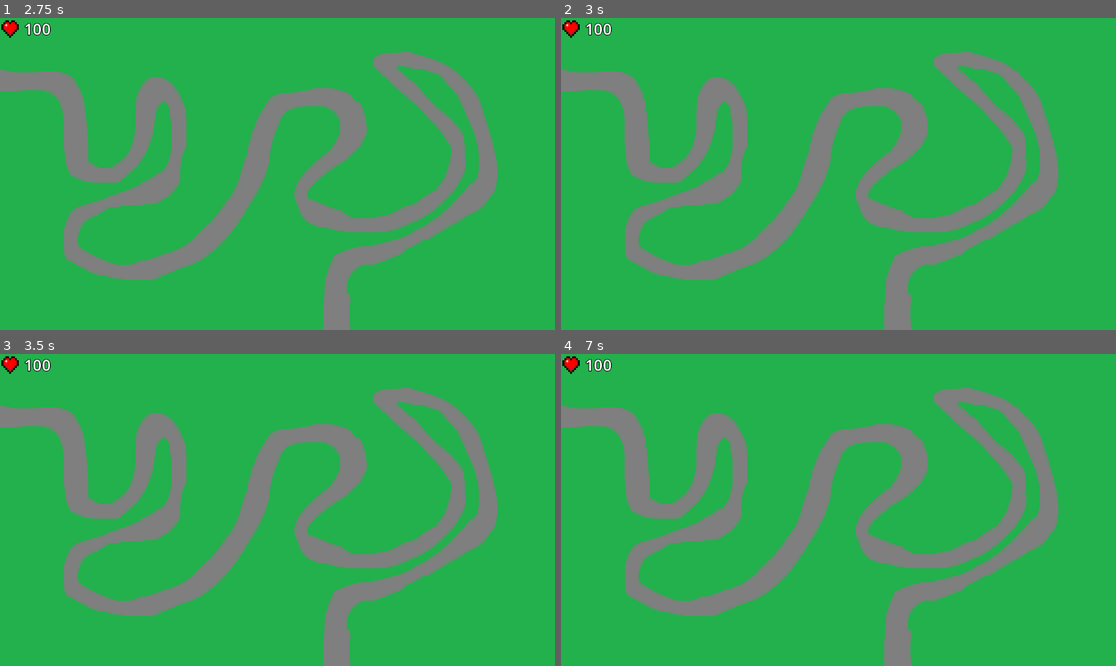
Above: before the commit, frames 1-4 (two rows, left to right).
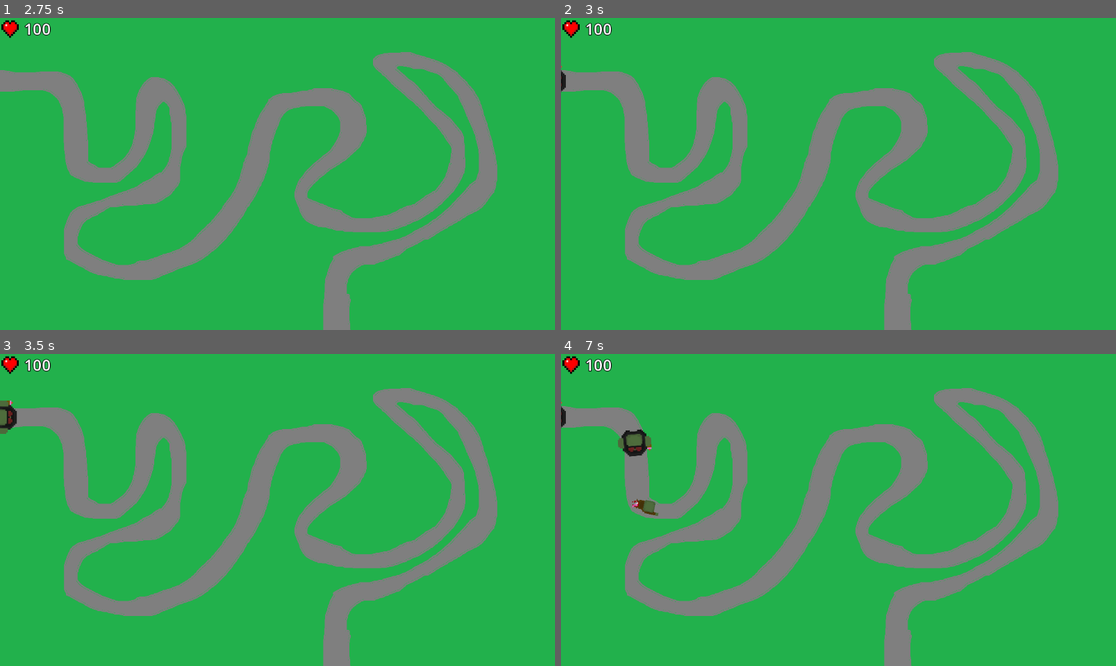
Above: after the commit, the same moments.

Repository: TannerCollins309/Hack_K_State_Game
Game: Godot game, scene res://play_scene.tscn
The game is run twice, just before and just after one commit, with the same random seed, the same clock (stepped at 60 frames per second) and the same inputs. This scene is started directly instead of the project's main scene.
Inputs:
- Up to frame 1 (2.75 s): click "START ROUND" at 0.5 s; tap Enter at 1.25 s; tap Space at 2 s
- Up to frame 2 (3 s): tap Enter at 2.75 s
- Up to frame 3 (3.5 s): no input
- Up to frame 4 (7 s): no input

Frame 1 is identical in both runs. In frame 2, less than 0.1% of the frame differs, in the area x 0-1%, y 15-24%; in frame 3, 0.3%; in frame 4, 0.6%, in the area x 0-18%, y 15-52%.

Commit message:
Multiple Zombies on da track!!

Diff:
--- a/Assets/levels/lvl1/test_lvl.tscn
+++ b/Assets/levels/lvl1/test_lvl.tscn
@@ -11,8 +11,3 @@
 
 [node name="Path2D" type="Path2D" parent="."]
 curve = ExtResource("2_k2u32")
-
-[node name="PathFollow2D" type="PathFollow2D" parent="Path2D"]
-position = Vector2(-35, 132)
-rotation = 0.0187478
-loop = false
--- /dev/null
+++ b/Assets/zombies/crawler_z/crawling_zombie.tscn
@@ -0,0 +1,41 @@
+[gd_scene load_steps=7 format=3 uid="uid://bogj42ljjrbwn"]
+
+[ext_resource type="Script" path="res://Assets/zombies/crawler_z/crawling_zombie_values.gd" id="1_j0ue0"]
+[ext_resource type="Script" path="res://Assets/zombies/crawler_z/crawling_zombie_move.gd" id="1_ob70o"]
+[ext_resource type="SpriteFrames" uid="uid://dmrunhc1q8756" path="res://Assets/zombies/crawler_z/crawler_z_walk.tres" id="2_nllys"]
+[ext_resource type="Texture2D" uid="uid://dhkkd3sp1w88v" path="res://Assets/healthbar_red.png" id="3_b4jrq"]
+[ext_resource type="Texture2D" uid="uid://wwn73y3dtcma" path="res://Assets/healthbar.png" id="4_vme1l"]
+
+[sub_resource type="CapsuleShape2D" id="CapsuleShape2D_37vuh"]
+radius = 14.785
+height = 67.85
+
+[node name="crawler_z_move" type="PathFollow2D"]
+position = Vector2(-35, 132)
+rotation = 0.0187478
+loop = false
+script = ExtResource("1_ob70o")
+
+[node name="Crawling Zombie" type="Area2D" parent="."]
+script = ExtResource("1_j0ue0")
+
+[node name="crawler_z_sprite" type="AnimatedSprite2D" parent="Crawling Zombie"]
+scale = Vector2(0.35, 0.35)
+sprite_frames = ExtResource("2_nllys")
+animation = &"crawler_z_1"
+frame_progress = 0.666069
+
+[node name="CollisionShape2D" type="CollisionShape2D" parent="Crawling Zombie"]
+rotation = 1.5708
+shape = SubResource("CapsuleShape2D_37vuh")
+
+[node name="HealthBar" type="TextureProgressBar" parent="Crawling Zombie"]
+visible = false
+offset_left = -27.0
+offset_top = -48.0
+offset_right = 153.0
+offset_bottom = -18.0
+scale = Vector2(0.3, 0.3)
+value = 100.0
+texture_under = ExtResource("3_b4jrq")
+texture_progress = ExtResource("4_vme1l")
--- /dev/null
+++ b/Assets/zombies/crawler_z/crawling_zombie_move.gd
@@ -0,0 +1,11 @@
+extends PathFollow2D
+
+
+# Called when the node enters the scene tree for the first time.
+func _ready():
+	pass # Replace with function body.
+
+
+# Called every frame. 'delta' is the elapsed time since the previous frame.
+func _process(delta):
+	set_progress(get_progress() + 150 * delta)
--- /dev/null
+++ b/Assets/zombies/crawler_z/crawling_zombie_values.gd
@@ -0,0 +1,13 @@
+extends Area2D
+
+var speed = 150
+var health = 2
+
+# Called when the node enters the scene tree for the first time.
+func _ready():
+	pass # Replace with function body.
+
+
+# Called every frame. 'delta' is the elapsed time since the previous frame.
+func _process(delta):
+	pass
--- /dev/null
+++ b/Assets/zombies/large_z/large_zombie.tscn
@@ -0,0 +1,38 @@
+[gd_scene load_steps=7 format=3 uid="uid://c1udrqkpm0x15"]
+
+[ext_resource type="Script" path="res://Assets/zombies/large_z/large_zombie_move.gd" id="1_2n7ag"]
+[ext_resource type="Script" path="res://Assets/zombies/large_z/large_zombie_values.gd" id="1_ed3w7"]
+[ext_resource type="SpriteFrames" uid="uid://duf7svie7o1i3" path="res://Assets/zombies/large_z/large_z_walk.tres" id="2_v5p5g"]
+[ext_resource type="Texture2D" uid="uid://dhkkd3sp1w88v" path="res://Assets/healthbar_red.png" id="3_68sgc"]
+[ext_resource type="Texture2D" uid="uid://wwn73y3dtcma" path="res://Assets/healthbar.png" id="4_2g0t7"]
+
+[sub_resource type="CircleShape2D" id="CircleShape2D_ykky1"]
+radius = 72.0
+
+[node name="large_z_move" type="PathFollow2D"]
+position = Vector2(-35, 132)
+rotation = 0.0187478
+loop = false
+script = ExtResource("1_2n7ag")
+
+[node name="Large Zombie" type="Area2D" parent="."]
+scale = Vector2(0.5, 0.5)
+script = ExtResource("1_ed3w7")
+
+[node name="large_z_sprite" type="AnimatedSprite2D" parent="Large Zombie"]
+sprite_frames = ExtResource("2_v5p5g")
+animation = &"large_z_2"
+
+[node name="CollisionShape2D" type="CollisionShape2D" parent="Large Zombie"]
+shape = SubResource("CircleShape2D_ykky1")
+
+[node name="HealthBar" type="TextureProgressBar" parent="Large Zombie"]
+visible = false
+offset_left = -27.0
+offset_top = -48.0
+offset_right = 153.0
+offset_bottom = -18.0
+scale = Vector2(0.3, 0.3)
+value = 100.0
+texture_under = ExtResource("3_68sgc")
+texture_progress = ExtResource("4_2g0t7")
--- /dev/null
+++ b/Assets/zombies/large_z/large_zombie_move.gd
@@ -0,0 +1,11 @@
+extends PathFollow2D
+
+
+# Called when the node enters the scene tree for the first time.
+func _ready():
+	pass # Replace with function body.
+
+
+# Called every frame. 'delta' is the elapsed time since the previous frame.
+func _process(delta):
+	set_progress(get_progress() + 50 * delta)
--- /dev/null
+++ b/Assets/zombies/large_z/large_zombie_values.gd
@@ -0,0 +1,13 @@
+extends Area2D
+
+var speed = 50
+var health = 6
+
+# Called when the node enters the scene tree for the first time.
+func _ready():
+	pass # Replace with function body.
+
+
+# Called every frame. 'delta' is the elapsed time since the previous frame.
+func _process(delta):
+	pass
--- /dev/null
+++ b/Assets/zombies/reg_z/regular_zombie.tscn
@@ -0,0 +1,38 @@
+[gd_scene load_steps=7 format=3 uid="uid://y1b1ic14ad8r"]
+
+[ext_resource type="Script" path="res://Assets/zombies/reg_z/regular_zombie_move.gd" id="1_1hj44"]
+[ext_resource type="Script" path="res://Assets/zombies/reg_z/regular_zombie_values.gd" id="1_bco22"]
+[ext_resource type="SpriteFrames" uid="uid://dtb04ngxgp305" path="res://Assets/zombies/reg_z/reg_z_walk.tres" id="2_ibavu"]
+[ext_resource type="Texture2D" uid="uid://dhkkd3sp1w88v" path="res://Assets/healthbar_red.png" id="3_atd6q"]
+[ext_resource type="Texture2D" uid="uid://wwn73y3dtcma" path="res://Assets/healthbar.png" id="4_m5b2g"]
+
+[sub_resource type="CircleShape2D" id="CircleShape2D_xhqdv"]
+radius = 25.0
+
+[node name="reg_z_move" type="PathFollow2D"]
+position = Vector2(-35, 132)
+rotation = 0.0187478
+loop = false
+script = ExtResource("1_1hj44")
+
+[node name="Regular Zombie" type="Area2D" parent="."]
+script = ExtResource("1_bco22")
+
+[node name="reg_z_sprite" type="AnimatedSprite2D" parent="Regular Zombie"]
+scale = Vector2(0.35, 0.35)
+sprite_frames = ExtResource("2_ibavu")
+animation = &"reg_z_2"
+
+[node name="CollisionShape2D" type="CollisionShape2D" parent="Regular Zombie"]
+shape = SubResource("CircleShape2D_xhqdv")
+
+[node name="HealthBar" type="TextureProgressBar" parent="Regular Zombie"]
+visible = false
+offset_left = -27.0
+offset_top = -48.0
+offset_right = 153.0
+offset_bottom = -18.0
+scale = Vector2(0.3, 0.3)
+value = 100.0
+texture_under = ExtResource("3_atd6q")
+texture_progress = ExtResource("4_m5b2g")
--- /dev/null
+++ b/Assets/zombies/reg_z/regular_zombie_move.gd
@@ -0,0 +1,11 @@
+extends PathFollow2D
+
+
+# Called when the node enters the scene tree for the first time.
+func _ready():
+	pass # Replace with function body.
+
+
+# Called every frame. 'delta' is the elapsed time since the previous frame.
+func _process(delta):
+	set_progress(get_progress() + 100 * delta)
--- /dev/null
+++ b/Assets/zombies/reg_z/regular_zombie_values.gd
@@ -0,0 +1,13 @@
+extends Area2D
+
+var speed = 100
+var health = 3
+
+# Called when the node enters the scene tree for the first time.
+func _ready():
+	pass # Replace with function body.
+
+
+# Called every frame. 'delta' is the elapsed time since the previous frame.
+func _process(delta):
+	pass
--- a/Assets/zombies/zombies.tscn
+++ b/Assets/zombies/zombies.tscn
@@ -1,58 +1,14 @@
-[gd_scene load_steps=9 format=3 uid="uid://cgrqorx70yrde"]
+[gd_scene load_steps=4 format=3 uid="uid://cgrqorx70yrde"]
 
-[ext_resource type="SpriteFrames" uid="uid://dtb04ngxgp305" path="res://Assets/zombies/reg_z/reg_z_walk.tres" id="1_56ubs"]
-[ext_resource type="SpriteFrames" uid="uid://duf7svie7o1i3" path="res://Assets/zombies/large_z/large_z_walk.tres" id="2_1kqr0"]
-[ext_resource type="SpriteFrames" uid="uid://dmrunhc1q8756" path="res://Assets/zombies/crawler_z/crawler_z_walk.tres" id="3_rvb1w"]
+[ext_resource type="Script" path="res://Assets/zombies/zombies.gd" id="1_jngll"]
 [ext_resource type="Texture2D" uid="uid://dhkkd3sp1w88v" path="res://Assets/healthbar_red.png" id="4_frl0y"]
 [ext_resource type="Texture2D" uid="uid://wwn73y3dtcma" path="res://Assets/healthbar.png" id="4_jmx3i"]
 
-[sub_resource type="CircleShape2D" id="CircleShape2D_ak16f"]
-radius = 25.0
-
-[sub_resource type="CircleShape2D" id="CircleShape2D_c8inc"]
-radius = 72.0
-
-[sub_resource type="CapsuleShape2D" id="CapsuleShape2D_gn7im"]
-radius = 14.785
-height = 67.85
-
 [node name="Zombie" type="Node"]
-
-[node name="Regular Zombie" type="Area2D" parent="."]
-
-[node name="reg_z_sprite" type="AnimatedSprite2D" parent="Regular Zombie"]
-scale = Vector2(0.35, 0.35)
-sprite_frames = ExtResource("1_56ubs")
-animation = &"reg_z_2"
-
-[node name="CollisionShape2D" type="CollisionShape2D" parent="Regular Zombie"]
-shape = SubResource("CircleShape2D_ak16f")
-
-[node name="Large Zombie" type="Area2D" parent="."]
-visible = false
-scale = Vector2(0.5, 0.5)
-
-[node name="large_z_sprite" type="AnimatedSprite2D" parent="Large Zombie"]
-sprite_frames = ExtResource("2_1kqr0")
-animation = &"large_z_2"
-
-[node name="CollisionShape2D" type="CollisionShape2D" parent="Large Zombie"]
-shape = SubResource("CircleShape2D_c8inc")
-
-[node name="Crawling Zombie" type="Area2D" parent="."]
-visible = false
-
-[node name="crawler_z_sprite" type="AnimatedSprite2D" parent="Crawling Zombie"]
-scale = Vector2(0.35, 0.35)
-sprite_frames = ExtResource("3_rvb1w")
-animation = &"crawler_z_1"
-frame_progress = 0.666069
-
-[node name="CollisionShape2D" type="CollisionShape2D" parent="Crawling Zombie"]
-rotation = 1.5708
-shape = SubResource("CapsuleShape2D_gn7im")
+script = ExtResource("1_jngll")
 
 [node name="TextureProgressBar" type="TextureProgressBar" parent="."]
+visible = false
 offset_left = -27.0
 offset_top = -48.0
 offset_right = 153.0
--- a/play_scene.gd
+++ b/play_scene.gd
@@ -1,7 +1,11 @@
 extends Node
 
-@export var zombie_scene: PackedScene
+@export var reg_zombie_scene: PackedScene
+@export var large_zombie_scene: PackedScene
+@export var crawler_zombie_scene: PackedScene
 @export var level_scene: PackedScene
+
+var numgen = RandomNumberGenerator.new()
 
 var health = 100;
 
@@ -17,4 +21,19 @@
 
 
 func _on_hud_start_round():
-	pass # Replace with function body.
+	$Zombie_Spawn.start()
+
+
+
+func _on_zombie_spawn_timeout():
+	var randnum = numgen.randi_range(1,3)
+	match randnum:
+		1:
+			var new_reg_zomb = reg_zombie_scene.instantiate()
+			$Level/test_lvl/Path2D.add_child(new_reg_zomb)
+		2:
+			var new_large_zomb = large_zombie_scene.instantiate()
+			$Level/test_lvl/Path2D.add_child(new_large_zomb)
+		3:
+			var new_crawler_zomb = crawler_zombie_scene.instantiate()
+			$Level/test_lvl/Path2D.add_child(new_crawler_zomb)
--- a/play_scene.tscn
+++ b/play_scene.tscn
@@ -1,21 +1,32 @@
-[gd_scene load_steps=5 format=3 uid="uid://gsva32sfpc4y"]
+[gd_scene load_steps=8 format=3 uid="uid://gsva32sfpc4y"]
 
 [ext_resource type="Script" path="res://play_scene.gd" id="1_egn6o"]
-[ext_resource type="PackedScene" uid="uid://cgrqorx70yrde" path="res://Assets/zombies/zombies.tscn" id="2_ii2t4"]
 [ext_resource type="PackedScene" uid="uid://dqevk6e6f1sro" path="res://level.tscn" id="3_33way"]
 [ext_resource type="PackedScene" uid="uid://bqua0hdkfwgm6" path="res://hud.tscn" id="4_1gorm"]
+[ext_resource type="PackedScene" uid="uid://bogj42ljjrbwn" path="res://Assets/zombies/crawler_z/crawling_zombie.tscn" id="4_vk6jt"]
+[ext_resource type="PackedScene" uid="uid://c1udrqkpm0x15" path="res://Assets/zombies/large_z/large_zombie.tscn" id="5_hrpql"]
+[ext_resource type="PackedScene" uid="uid://b4n0dleihftoj" path="res://Assets/levels/lvl1/test_lvl.tscn" id="5_xqkxk"]
+[ext_resource type="PackedScene" uid="uid://y1b1ic14ad8r" path="res://Assets/zombies/reg_z/regular_zombie.tscn" id="6_12q8e"]
 
 [node name="Main" type="Node"]
 script = ExtResource("1_egn6o")
-zombie_scene = ExtResource("2_ii2t4")
-level_scene = ExtResource("3_33way")
+reg_zombie_scene = ExtResource("6_12q8e")
+large_zombie_scene = ExtResource("5_hrpql")
+crawler_zombie_scene = ExtResource("4_vk6jt")
+level_scene = ExtResource("5_xqkxk")
 
 [node name="Zombie_Spawn" type="Timer" parent="."]
-
-[node name="Zombie" parent="." instance=ExtResource("2_ii2t4")]
+wait_time = 2.0
 
 [node name="Level" parent="." instance=ExtResource("3_33way")]
 
 [node name="HUD" parent="." instance=ExtResource("4_1gorm")]
 
+[node name="Crawling Zombie" parent="." instance=ExtResource("4_vk6jt")]
+
+[node name="Large Zombie" parent="." instance=ExtResource("5_hrpql")]
+
+[node name="Regular Zombie" parent="." instance=ExtResource("6_12q8e")]
+
+[connection signal="timeout" from="Zombie_Spawn" to="." method="_on_zombie_spawn_timeout"]
 [connection signal="start_round" from="HUD" to="." method="_on_hud_start_round"]
